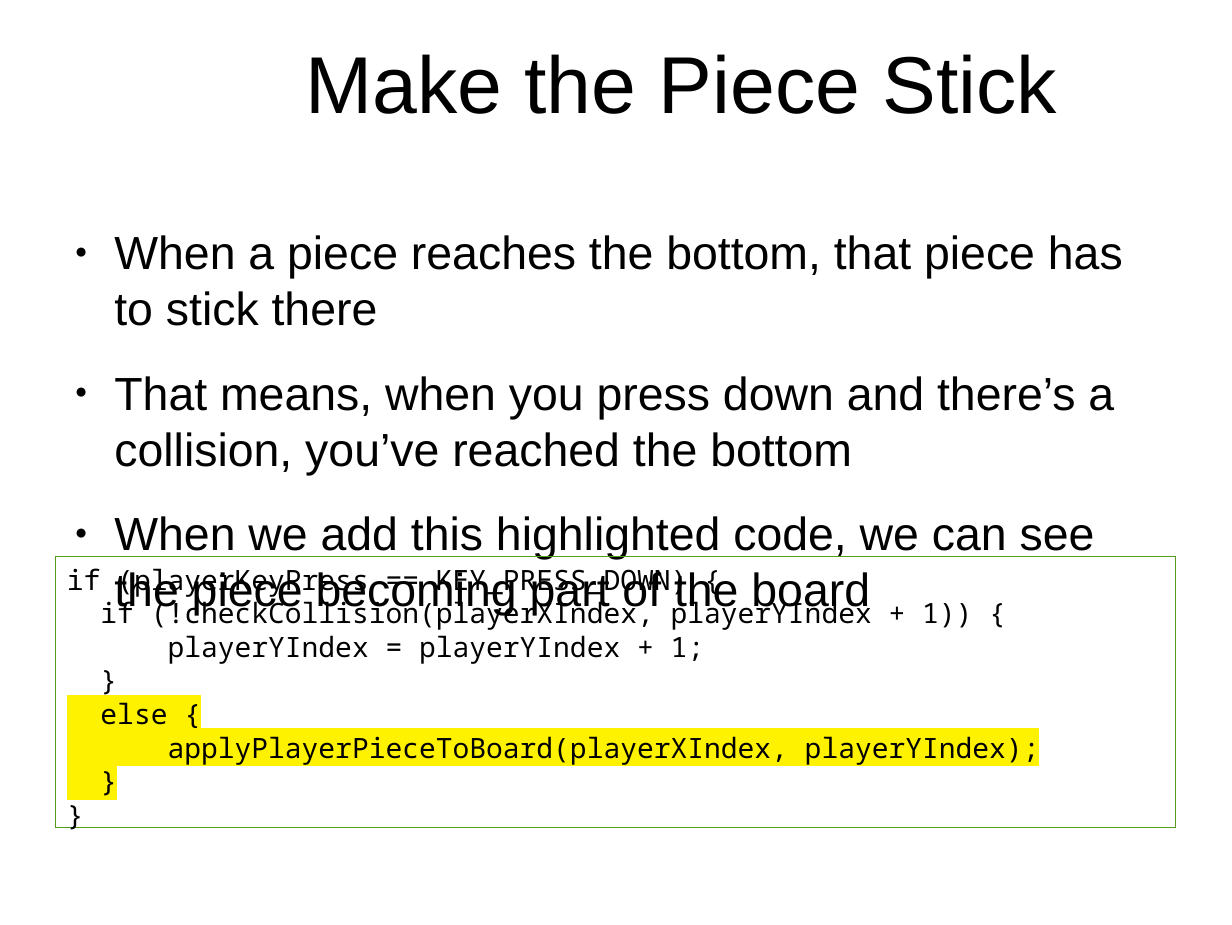
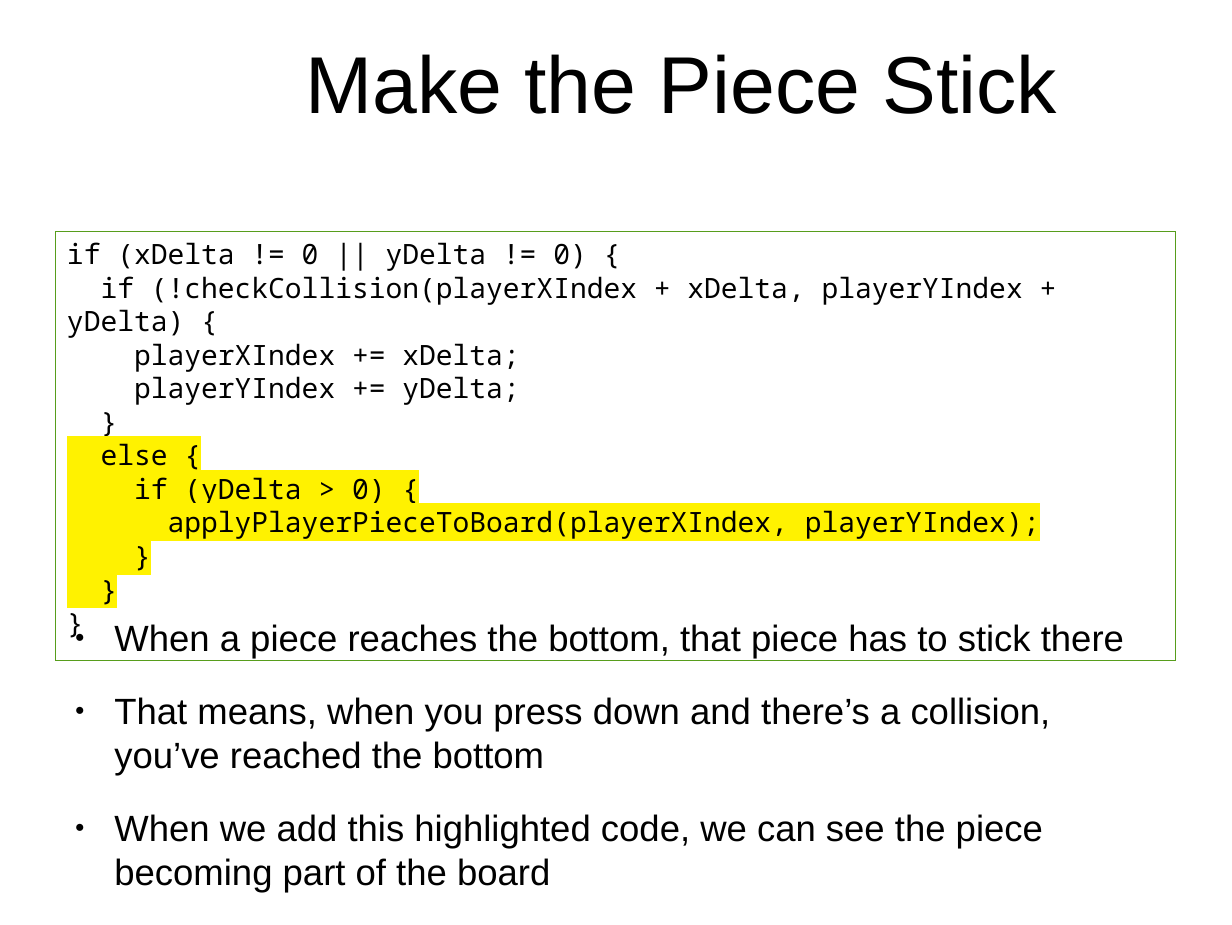
Before and after one commit to originalgrego/Webtris, a slide deck: slide 26 of Webtris - Explorathon 2019.odp (slide 24 before the commit). Drawn at 1232x925 pixels with LibreOffice and Linux fonts; fonts in the diff are those of the drawing; background and template pictures are left out. Boxes give left, top, right and bottom in pixels: in the first picture for what was removed or moved away, otherwise in the second. Text is boxed around its words. In the diff, an @@ line names an element or a change of style, - is before the commit and + after.

```diff
--- a/Webtris - Explorathon 2019.odp
+++ b/Webtris - Explorathon 2019.odp
@@ text in rectangle at (56, 231, 1176, 661): paragraph added @@
+}
@@ rectangle "if (xDelta != 0 || ...": place and size @@
-rectangle "if (xDelta != 0 || ..." at (56, 557, 1176, 827)
+rectangle "if (xDelta != 0 || ..." at (56, 231, 1176, 661)
@@ rectangle "if (xDelta != 0 || ..." at (56, 231, 1176, 661): highlight none to #FFF200 in "}" @@
@@ text in rectangle at (67, 242, 1023, 405): text changed @@
-if (playerKeyPress == KEY_PRESS_DOWN) {
-if (!checkCollision(playerXIndex, playerYIndex + 1)) {
-playerYIndex = playerYIndex + 1;
+if (xDelta != 0 || yDelta != 0) {
+if (!checkCollision(playerXIndex + xDelta, playerYIndex + yDelta) {
+playerXIndex += xDelta;
+playerYIndex += yDelta;
@@ text in rectangle at (134, 477, 386, 503): paragraph added @@
+if (yDelta > 0) {
@@ text "When a piece reaches the ...": place and size @@
-text "When a piece reaches the ..." at (114, 235, 1123, 616)
+text "When a piece reaches the ..." at (114, 624, 1124, 892)
@@ text "When a piece reaches the ..." at (114, 624, 1124, 892): size 29.9 to 23.5 pt @@
```
Also in this commit, not shown: 12 other slides changed, 4 slides added, 2 slides removed.
